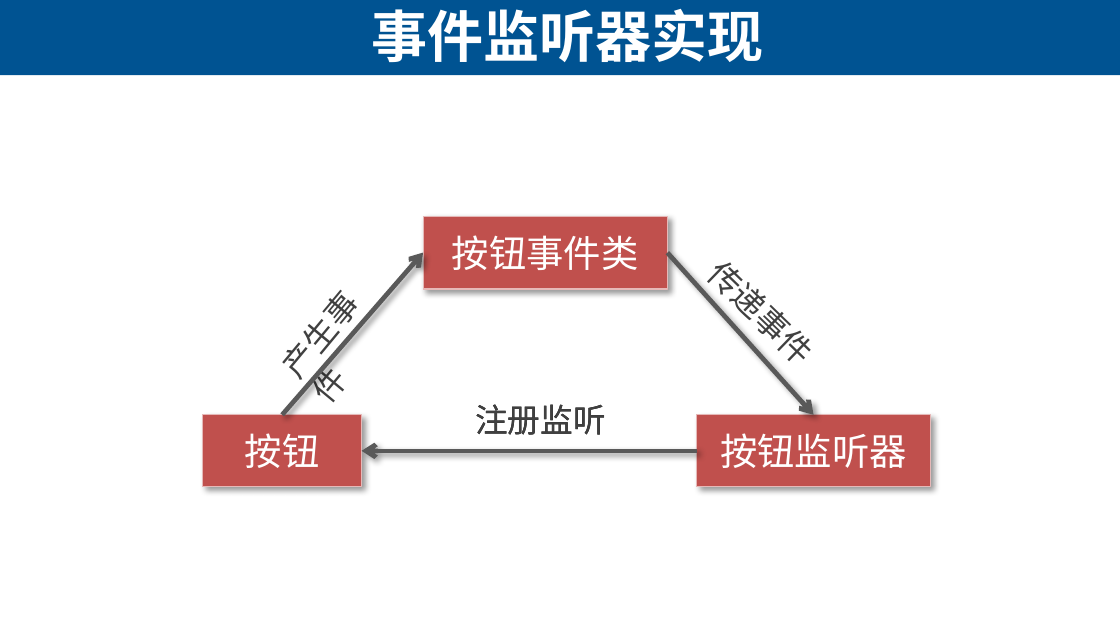
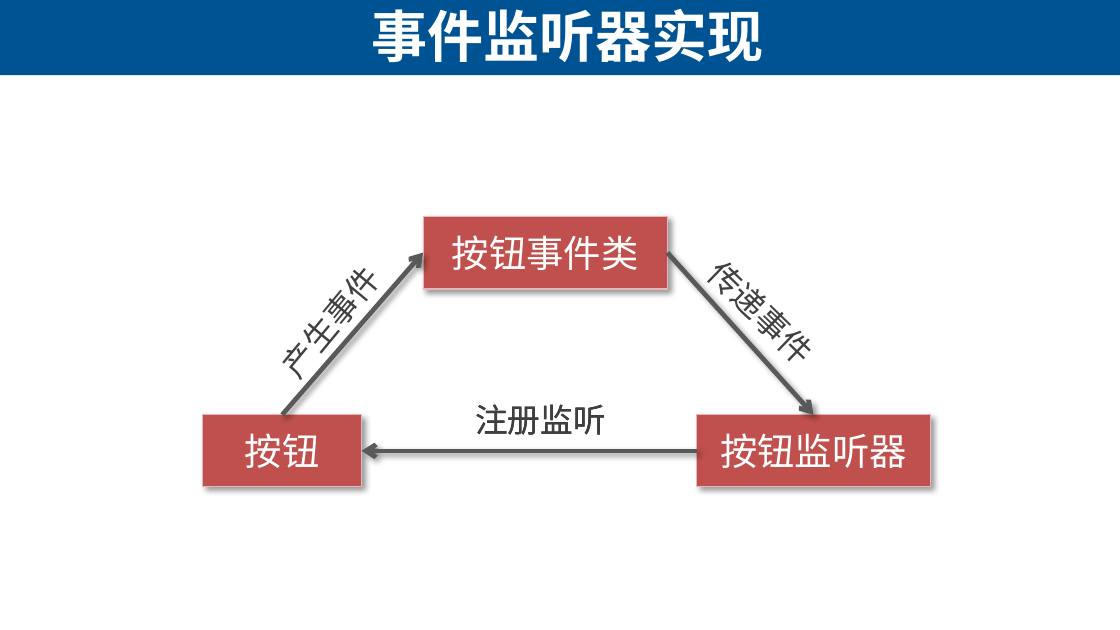
Before and after one commit to lihuanzhen2016/app-test-2019, a slide deck: slide 23 of ppt/05 Android App的开发-用户界面基础.pptx. Drawn at 1120x630 pixels with LibreOffice and Linux fonts; fonts in the diff are those of the drawing. Boxes give left, top, right and bottom in pixels: in the first picture for what was removed or moved away, otherwise in the second. Text is boxed around its words. In the diff, an @@ line names an element or a change of style, - is before the commit and + after.

```diff
--- a/ppt/05 Android App的开发-用户界面基础.pptx
+++ b/ppt/05 Android App的开发-用户界面基础.pptx
@@ text "产生事件" rewrapped from [261,310,350,380] to [261,282,370,380] @@
```
Also in this commit, not shown: 6 other slides changed, 3 slides added, 4 other files.
